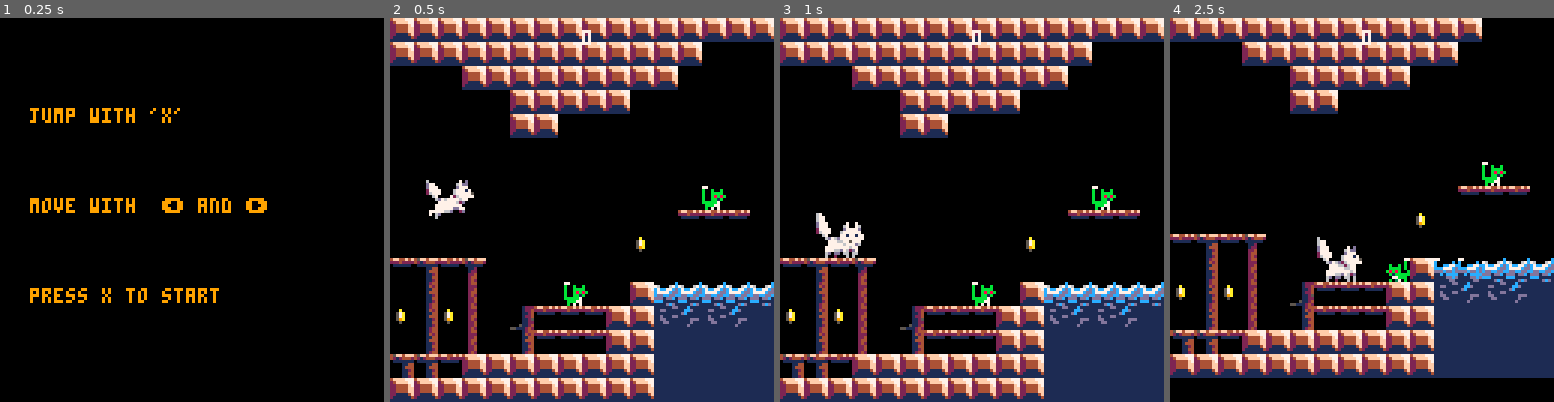
Above: before the commit, frames 1-4 (left to right).
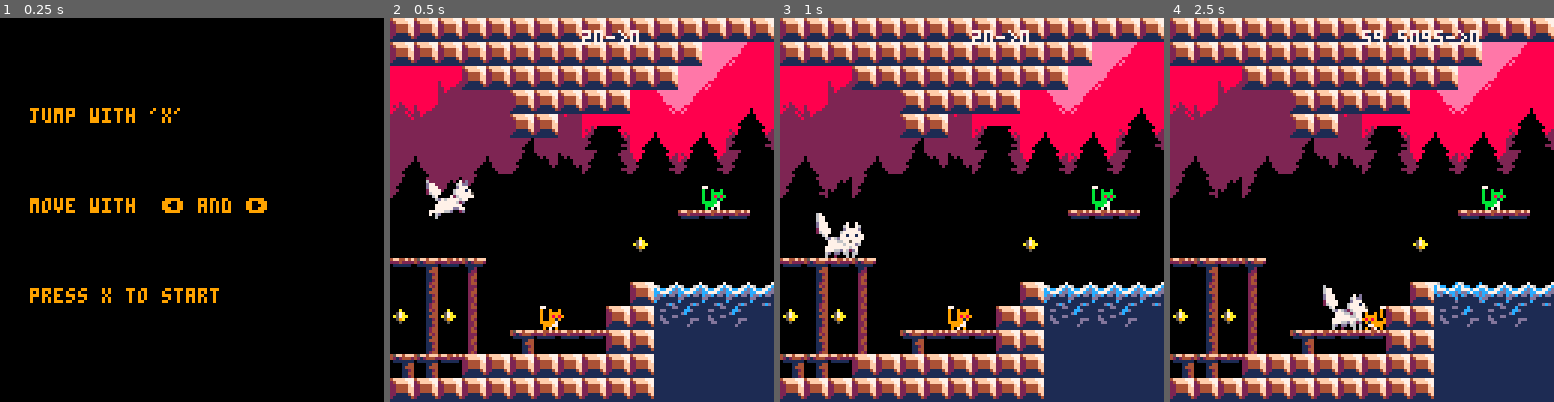
Above: after the commit, the same moments.

Repository: szabadkai/superWolfBrothers
Game: PICO-8 cartridge roka.p8
Same seed, same stepped clock (60 frames per second), same inputs: the game is played once before the commit and once after it.
Inputs:
- Up to frame 1 (0.25 s): no input
- Up to frame 2 (0.5 s): tap X (X key) at 0.33 s
- Up to frame 3 (1 s): tap O (Z key) at 0.7 s
- Up to frame 4 (2.5 s): tap X (X key) at 1.07, 1.85 s; hold Right 1.6-2.1 s; tap O (Z key) at 1.7, 2.1 s; hold Up 2.15-2.42 s; hold Right from 2.47 s (still down)

Frame 1 is identical in both runs. In frame 2, 21% of the frame differs, in the area x 0-100%, y 3-88%; in frame 3, 21%; in frame 4, 45%, in the area x 0-100%, y 0-100%.

Commit message:
death anim and proper scrolling

Diff:
--- a/roka.p8
+++ b/roka.p8
@@ -21,11 +21,27 @@
 waiting = false
 water={}
 function trigger_death()
+
+	sfx(snd.death,3)
+
+	local dpal={0,1,1, 2,1,13,6,
+	4,4,9,3, 13,1,13,14}
+	for i=0,40 do
+		for j=1,15 do
+			col = j
+			for k=1,((i+(j%5))/4) do
+				col=dpal[col]
+			end
+			pal(j,col,1)
+		end
+		flip()
+	end
+	waiting = true
+
 	cls(0)
+	pal()
 	print("you are dead", 30, 40)
 	print("press 'c' to restart", 30, 60)
-	sfx(snd.death,3)
-	waiting = true
 end
 
 function trigger_win()
@@ -306,7 +322,7 @@
 			},
 			["die"]={
 				ticks=200,
-				frames={9}
+				frames={tile+2}
 			},
 		},
 		curanim="stand",
@@ -697,7 +713,7 @@
 		--min and max positions of camera.
 		--the edges of the level.
 		pos_min=m_vec(64,64),
-		pos_max=m_vec(960,960),
+		pos_max=m_vec(960,64),
 
 		shake_remaining=0,
 		shake_force=0,
@@ -835,6 +851,13 @@
 
 end
 
+function juggle(tilex, tiley, posy, height,offset)
+	local os=offset*cam:cam_pos()
+	local n=flr(os/192)
+	map(tilex,tiley,n*192-os,posy,24,height)
+	map(tilex,tiley,(n+1)*192-os,posy,24,height)
+end
+
 function _draw()
 	if startscreen then
 		cls(0)
@@ -854,11 +877,24 @@
 		trigger_win()
 		return
 	else
-
+		progress=1
+		--clear the screen with black
 		cls(0)
+		--set the sky color: pink
+		rectfill(0,0, 128, 60, 14)
+		--draw mountains bg
+		juggle(24,16,0, 6,progress*.1)
+		-- --draw midleground
+		juggle(0,22, 10,7,progress*.2)
+		--draw trees
+		palt(15, true)
+		palt(0, false)
+		juggle(0,16, 20, 6,progress*.5)
+		palt(15, false)
+		palt(0, true)
+
+		-- draw the level
 		camera(cam:cam_pos())
-
-
 		map(0,0,0,0,128,128)
 
 		p1:draw()
@@ -871,7 +907,7 @@
 		--hud
 		camera(0,0)
 
-		print(p1.coins ,64,4,7,0,0)
+		print(p1.x.."->"..cam:cam_pos() ,64,4,7,0,0)
 	end
 end
 
@@ -988,74 +1024,87 @@
 
 
 __gff__
-0000000000808080808000002020202000000000008080808080800000440020000000000000000000000000000000200000000000000000000000000000002000010101010101010000000404010000010101010101010100000000000100000000020202020000000002000000000000000000000000000002020000000100
+0000000000808080808080002020202000000000008080808080800000440020000000000000000000000000000000200000000000000000000000000000002000010101010101010000000404010000010101010101010100000000000100000000020202020000000002000000000000000000000000000002020000000100
 0000000000000000000000000000000000000000000000000000000000000000000000000000000000000000000000000000000000000000000000000000000000000000000000000000000000000000000000000000000000000000000000000000000000000000000000000000000000000000000000000000000000000000
 __map__
-505050505050505050505050505050505050500000000000000000000000000000000000000070607261607100000d0a0a0a0a0a0a0a0a0a0a00000000000000000000000000000000000000000000000000000000000000000000000000000000000000000050504d0000000000000000000000000000000000000000000000
-50505050505050505050505050cacacbcbcb50cb00cbcbcbcbcbcbcbcbcbcb000000000000007260616061720000000000000000000a0a0a00000000000000000000000000000000000000000000000000000000000000000000000000000000000000000f0050504d0000000000000000000000000000000000000000000000
-00000050505050505050505000cacacbcbcb50cbcbcbcbcbcbcbcbcbcbcbcb0000000000000060726072606100000000000000000000050a0000000000000000000000000000000000000000000000000000000000000000000000706060710000000000000050504d00000d6f0d000d000d00000000000000000c0c0f0c0c00
-00cbcb0000505050505000cbcacacacbcbcb50cb00cbcbcb70617271cbcbcb000000006a797961606160617279796563646366006765656463660000000000000000000000000000000000000000000000000000000000000000007460727300000e0e00796450504d001d007f00001700000000000000000000000000000000
-cbcbcbcb0050500000000000cbcbcbcb000050cbcbcbcb7b61726061cbcbcb00000000690000726072617260000000000000000000000000000000000d00000d000000000000000000000000000000000000000000000000000000707260710000000000000050504d5d5d5d5d5d5d5d5d5d7e00000000000000000017000000
-cbcbcbcfcf0000000000cbcb00cbcbcbcb0000cf0000007b6160726100cbcb00000000690000747261606173000000000000000000000a0a0a00000000000500000000000000000000000000000000000000000000000000000000746072730000000005000050504d6d6e6e6d6d6e6c6e6e6c000000000000005d5d5d5d5d5d
-0000cbcf00cbcbcb00000000cecbcbcbcb0000cf0000007b7472617300cbcb000500006900000000595a0000000000000000000000000a0a00676265797979656200000d00000d000000000000000000000000000000000000000070726071006a657979796350504d00000000000000000000000000000000006e6d6d6e6d6c
-cbcbcbcb00cb00cbcb0000cb001700cb680000000000000000495a000000007979797979000000797a5a0000000000000000000000000a0a000000000000000000000000000000000000000000000000000000000000000000000074747373006900000000005050000000000000000000000000000000000000000000000000
-00000000000000cb0000cb00797979cb000050000000000000595a00000000000000000000000000595a0000000000000000000000000a0a000000000000000000000000000000000000000000000000000000000000007071000000495a000069000000000062640000002f0000000000000000000000000000000000000000
-00000000007b00001c000c00ce0000cb000050787600750000595a00000000000000000000000000495a0000000000000000000000000a0a0a0000000000000000656362647965640000000000000000706171000000007473000000595a00006900000000000000000000000000000000006f00000000006f00000000000000
-797a796a0000000000cbcbcecb00cbcb000050434753475400494a76000000000005000000000005595a0000000000000a0a0a0a0a0a0a0a000000000000000000000000000000000000000000000e00747273000e0000495a000000495a0005690000000000000000000000000000007c7d7f7d00177c7d7f7c000000000000
-cb59cb690000170000cb504b4b4b4b4b4b50505152555551474747540000007979797979797979797a5a0000000000000a0a0a0a0a0a0a0a00000000000000000000000000000000000000000000000000690000000000494a000000595a6a796579796a796550504d4d4d4d5d5d5d5d5d5d5d5d5d5d5d5d4d4d4d4d4d4d4d4d
-0c590c69cb4979797950505b5c5b5c6b5b5050524546464645465544000000000e000e000e000e00595a0000000000000a0a0a0a0a0a0a0a000000000000000000000000000000006765656600007577786900070076425343570000594a6900000000690000505050504d4d4d4e5e4e5e4e5e4e4e5e4e4e4d4d4d4d4d4d4d4d
-00595869cb5979797950506b6b6b6b6b6b5050464546414141414144000000000000000000000000595a79796a0000000a0a0a0a0a0a0a0a000000000000000000000000000000000000000042435343474347534353515545525700595a69000e000e690078505050504d504d4d4f4f4f4f4f4f4f4f4f4d4d4d4d4d4d4d4d4d
-7a7a7950505050505050506b6b6b6b6b6b5050464141414141415544001500777875707100000000494a0000690000780a0a0a0a0a0a0a0a000000000000000000000000000000000000000056525152455546524146555246514557494a69000700006978505050505050504d4d4d4f4f4f4f4f4f4f4d4d4d4d4d4d4d4d4d4d
-50505050505050505050506b6b6b6b6b6b505041414141414141515243474343475343434753434753434353474343534b4b4b4b4b4b4b4b4b4b4b4b4b4b4b4b4b4b4b4b4b4b4b4b4b4b4b4b56414641414141414141464641414155434343434343434353435050505050504d4d4d4d4f4f4f4f4f4d4d4d4d4d4d4d4d4d4d4d
-…(52 lines of a section not shown)…
+505050505050505050505050505050505050500000000000000000000000000000000000000070607261607100000d0000000000000000000000000000000000000000000000000000000000000000000000000000000000000000000000000000000000000050504d0000000000000000000000000000000000000000000000
+50505050505050505050505050cacacbcbcb00cb00cbcbcbcbcbcbcbcbcbcb0000000000000072606160617200000000000000000000000000000000000000000000000000000000000000000000000000000000000000000000000000000000000000000f0050504d0000000000000000000000000000000000000000000000
+00000050505050505050505000cacacbcbcb00cbcbcbcbcbcbcbcbcbcbcbcb000000000000006072607260610000000000000000000005000000000000000000000000000000000000000000000000000000000000000000000000706060710000000000000050504d00000d6f0d000d000d00000000000000000c0c0f0c0c00
+00cbcb0000505050505000cbcacacacbcbcb00cb00cbcbcb70617271cbcbcb000000006a797961606160617279796563646366006765656463660000000000000000000000000000000000000000000000000000000000000000007460727300000e0e00796450504d001d007f00000500000000000000000000000000000000
+cbcbcbcb0050500000000000cbcbcbcb000000cbcbcbcb7b61726061cbcbcb00000000690000726072617260000000000000000000000000000000000d00000d000000000000000000000000000000000000000000000000000000707260710000000000000050504d5d5d5d5d5d5d5d5d5d7e00000000000000000018000000
+cbcbcbcfcf0000000000cbcb00cbcbcbcb0050cf0000007b6160726100cbcb000000006900007472616061730000000000000000000000000000000000000500000000000000000000000000000000000000000000000000000000746072730000000005000050504d6d6e6e6d6d6e6c6e6e6c000000000000005d5d5d5d5d5d
+0000cbcf00cbcbcb00000000cecbcbcbcb0050cf0000007b7472617300cbcb000500006900000000595a0000000000000000000000000000006762657979796562000000000000000000000000000000000000000000000000000070726071006a657979796350504d00000000000000000000000000000000006e6d6d6e6d6c
+cbcbcbcb00cb00cbcb0000cb001800cb680050000000000000495a000000007979797979000000797a5a0000000000000000000000000000000000000000000000000000000000000000000000000000000000000000000000000074747373006900000000005050000000000000000000000000000000000000000000000000
+00000000000000cb0000cb00797979cb000050000000000000595a00000000000000000000000000595a0000000000000000000000000000000000000000000000000000000000000000000000000000000000000000007071000000495a00006900000000006264000000000000000000000000000000000000000000000000
+00000000007b00001c000c00ce0000cb000050787600750000595a00000000000000000000000000495a0000000000000000000000000000000000000000000000656362647965640000000000000000706171000000007473000000595a00006900000000000000000000000000000000006f00000000006f00000000000000
+797a796a0000000000cbcbcecb00cbcb000050434753475400494a76000000000005000000000005595a0000000000000000000000000000000000000000000000000000000000000000000000000e00747273000e0000495a000000495a0005690000000000000000000000000000007c7d7f7d00187c7d7f7c000000000000
+cb59cb690000000000cb504b4b4b4b4b4b50505152555551474747540000007979797979797979797a5a000000000000000000000000000000000000000000000000000000000000000000000000000000690000000000494a000000595a6a796579796a796550504d4d4d4d5d5d5d5d5d5d5d5d5d5d5d5d4d4d4d4d4d4d4d4d
+0c590c69cb0500000050505b5c5b5c6b5b5050524546464645465544000000000e000e000e000e00595a0000000000000000000000000000000000000000000000000000000000006765656600007577786900080076425343570000594a6900000000690000505050504d4d4d4e5e4e5e4e5e4e4e5e4e4e4d4d4d4d4d4d4d4d
+00595869cb7a79797950506b6b6b6b6b6b5050464546414141414144000000000000000000000000595a79796a0000000000000000000000000000000000000000000000000000000000000042435343474347534353515545525700595a69000e000e690078505050504d504d4d4f4f4f4f4f4f4f4f4f4d4d4d4d4d4d4d4d4d
+7a7a7950505050505050506b6b6b6b6b6b5050464141414141415544001500777875707100000000494a0000690000780000000000000000000000000000000000000000000000000000000056525152455546524146555246514557494a69000800006978505050505050504d4d4d4f4f4f4f4f4f4f4d4d4d4d4d4d4d4d4d4d
+50505050505050505050506b6b6b6b6b6b505041414141414141515243474343475343434753434753434353474343534b4b4b4b4b4b4b4b4b4b4b4b4b4b4b4b4b4b4b4b4b4b4b4b4b4b4b4b56414641414141414141464641414155434343435400006942435050505050504d4d4d4d4f4f4f4f4f4d4d4d4d4d4d4d4d4d4d4d
+b1b1b1b1b1b1b1b1b1b1b1b1b1b1b1b1b1b1b1b1b1b1b1b1a0a0a0a0a0a0a0a09400000000000093a0a0a0a0a0a0a0a0a200000000000000000000000000000000000000000000000000000000000000000000000000000000000000000000000000006900000000000000000000000000000000000000000000000000000000
+b1b1b1b1b1b1b1b1b1b1b1b1b1b18182b1b1b1b1b1b1b1b1a0a0a0a0a0a0a0a0a0940000000093a0a0a0a0a0a0a0a0a00000000000000000000000000000000000000000000000000000000000000000000000000000000000000000000000000000000000000000000000000000000000000000000000000000000000000000
+b1b1b1b1b181b1b1919281828182919282b1b1b1b1b1b1b1a0a0a0a0a0a0a0a0a0a094000093a0a0a0a0a0a0a0a0a0a00000000000000000000000000000000000000000000000000000000000000000000000000000000000000000000000000000000000000000000000000000000000000000000000000000000000000000
+8182b1818291a1a191929192919291b292918281a282b1b1a0a0a0a0a0a0a0a0a0a0a09493a0a0a0a0a0a0a0a0a0a0a00000000000000000000000000000000000000000000000000000000000000000000000000000000000000000000000000000000000000000000000000000000000000000000000000000000000000000
+9192a291303030303030303030b2303030309291309281a1a0a0a0a0a0a0a0a0a0a0a0a0a0a0a0a0a0a0a0a0a0a0a0a00000000000000000000000000000000000000000000000000000000000000000000000000000000000000000000000000000000000000000000000000000000000000000000000000000000000000000
+b2b2b2b2b2b2b2b2b2b2b2b2b2b2b2b2b2b2b2b2b2b2b2b2a0a0a0a0a0a0a0a0a0a0a0a0a0a0a0a0a0a0a0a0a0a0a0a00000000000000000000000000000000000000000000000000000000000000000000000000000000000000000000000000000000000000000000000000000000000000000000000000000000000000000
+0000008483303030303030303030300000b4b4b4848380b3a0a0a0a0a0a0a0a0a0a0a0a0a0a0a0a0a0a0a0a0a0a0a0a00000000000000000000000000000000000000000000000000000000000000000000000000000000000000000000000000000000000000000000000000000000000000000000000000000000000000000
+000080b0b0808430303030303030300000b48383b0b0b08400000000b3000000000000b3b3b3b3b3b3b3b3b3b3b3b3b3b300000000000000000000000000000000000000000000000000000000000000000000000000000000000000000000000000000000000000000000000000000000000000000000000000000000000000
+8480b0b0b0b0b08000000000000000008480b0b0b0b0b0b0000000000000000000000000000000000000000000000000b300000000000000000000000000000000000000000000000000000000000000000000000000000000000000000000000000000000000000000000000000000000000000000000000000000000000000
+b0b0b0b0b0b0b0b08483000000008380b0b0b0b0b0b0b0b00000000000000000000000000000000000000000000000000000000000000000000000000000000000000000000000000000000000000000000000000000000000000000000000000000000000000000000000000000000000000000000000000000000000000000
+b0b0b0b0b0b0b0b0b0b080808380b0b0b0b0b0b0b0b0b0b00000000000000000000000000000000000000000000000000000000000000000000000000000000000000000000000000000000000000000000000000000000000000000000000000000000000000000000000000000000000000000000000000000000000000000
+b0b0b0b0b0b0b0b0b0b0b0b0b0b0b0b0b0b0b0b0b0b0b0b00000000000000000000000000000000000000000000000000000000000000000000000000000000000000000000000000000000000000000000000000000000000000000000000000000000000000000000000000000000000000000000000000000000000000000
+b0b0b0b0b0b0b0b0b0b0b0b0b0b0b0b0b0b0b0b0b0b0b0b00000000000000000000000000000000000000000000000000000000000000000000000000000000000000000000000000000000000000000000000000000000000000000000000000000000000000000000000000000000000000000000000000000000000000000
+…(52 lines of a section not shown)…
Not shown, changed: 55 lines of the sprite sheet (__gfx__) section of roka.p8
